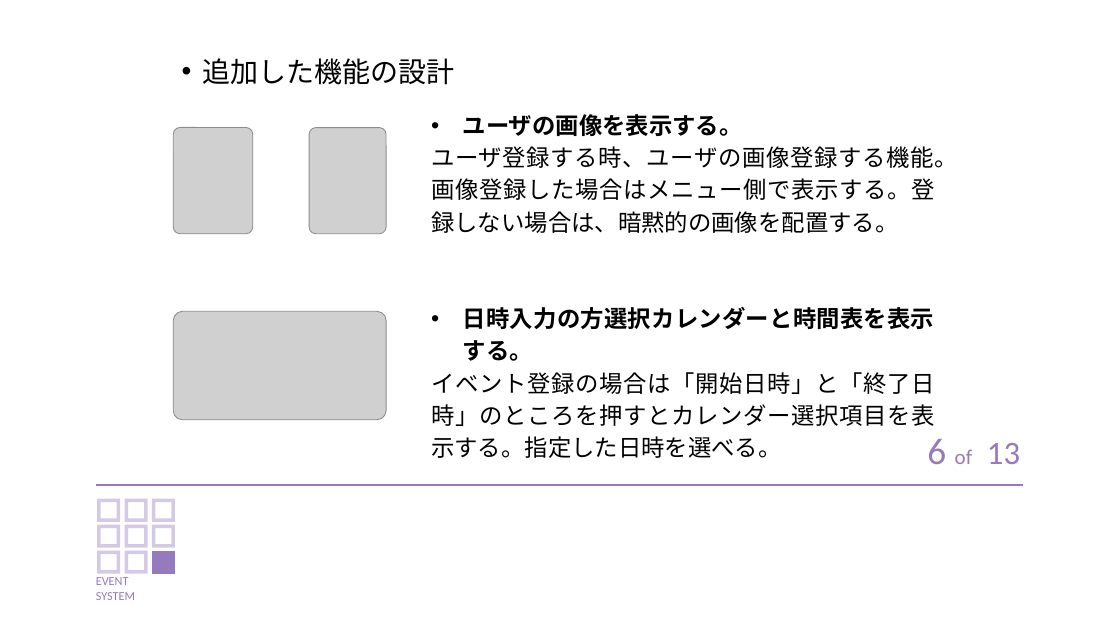
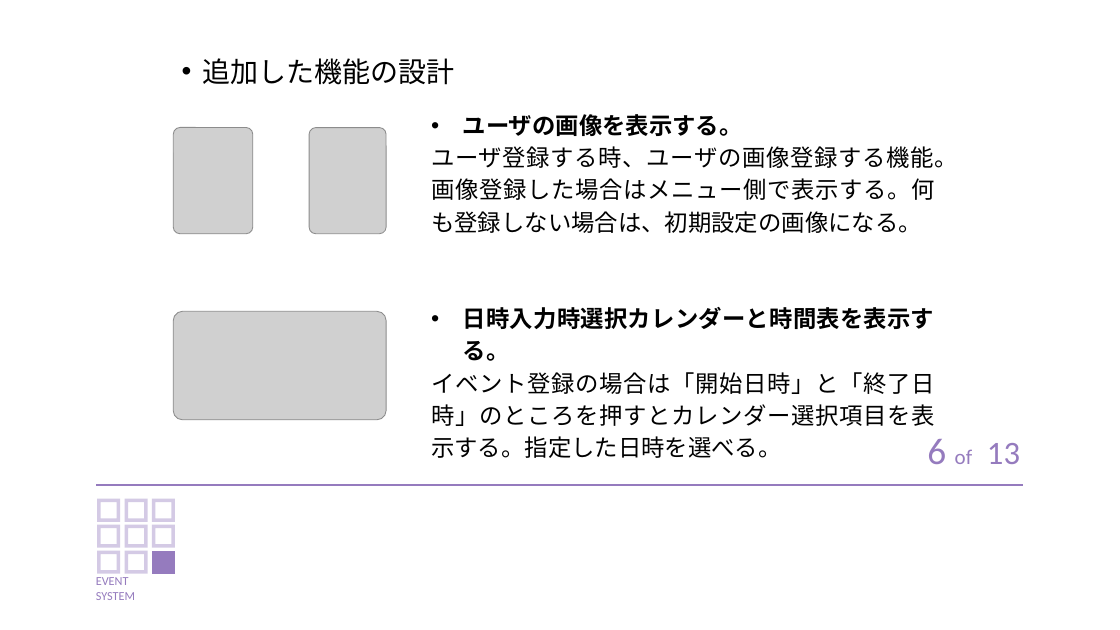
Before and after one commit to amemiyakr/EventSystemOfGD, a slide deck: slide 6 of イベントシステム文書/5.Event System(発表用).pptx. Drawn at 1120x630 pixels with LibreOffice and Linux fonts; fonts in the diff are those of the drawing; grey boxes stand for pictures. Boxes give left, top, right and bottom in pixels: in the first picture for what was removed or moved away, otherwise in the second. Text is boxed around its words. In the diff, an @@ line names an element or a change of style, - is before the commit and + after.

Commit message:
upload fontBomb and edit PPT

```diff
--- a/イベントシステム文書/5.Event System(発表用).pptx
+++ b/イベントシステム文書/5.Event System(発表用).pptx
@@ text at [431,114,934,426]: font Noto Sans CJK JP to Arial in "ユーザの画像を表示する。", "イベント登録の場合は「開始日時」と「終了日時」のところを押すとカレンダー選択項目を表示する。指定した日時を選べる。" @@
@@ text at [431,146,957,361]: text changed; font Noto Sans CJK JP to Arial @@
-ユーザ登録する時、ユーザの画像登録する機能。画像登録した場合はメニュー側で表示する。登録しない場合は、暗黙的の画像を配置する。
-• 日時入力の方選択カレンダーと時間表を表示する。
+ユーザ登録する時、ユーザの画像登録する機能。画像登録した場合はメニュー側で表示する。何も登録しない場合は、初期設定の画像になる。
+• 日時入力時選択カレンダーと時間表を表示する。
```
Also in this commit, not shown: 13 other slides changed, 3 other files.
